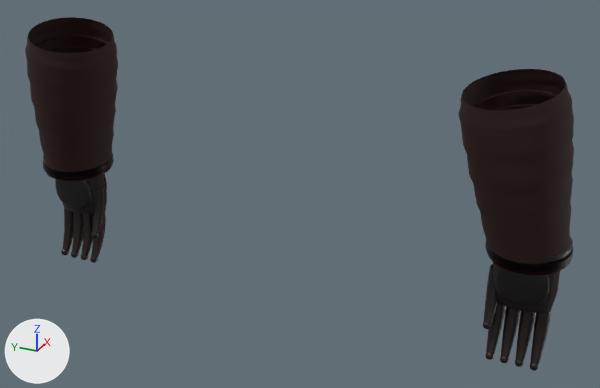
One commit to the glTF model SourceArt/Suit/Rig/SK_A7L_Hands.glb: the scene before it, then after it.
Rendered twice from a 50 mm lens placed at (-0.99, -0.508, 0.451), pointed at (0.053, -0.039, -0.07). Arrows for +X, +Y and +Z are at lower left; the lights stay in place. The picture after the commit comes second. Vertices at exactly the same position are counted once.

Before the edit, the objects in view are built like this:
```python
me_sk_a7l_hands = bpy.data.meshes.new('SK_A7L_Hands')
me_sk_a7l_hands.from_pydata(...)  # 29628 vertices, 57696 faces; spans x -0.036..0.12, y -0.438..0.438, z -0.266..0.154
# faces by material slot: [21648, 31184, 2432, 2432]
me_sk_a7l_hands.materials.append(mat_cloth)
me_sk_a7l_hands.materials.append(mat_rubber)
me_sk_a7l_hands.materials.append(mat_metal)
me_sk_a7l_hands.materials.append(mat_blue)
ob_sk_a7l_hands = bpy.data.objects.new('SK_A7L_Hands', me_sk_a7l_hands)
ob_sk_a7l_hands.location = (0.0, 0.0, 0.0)
```
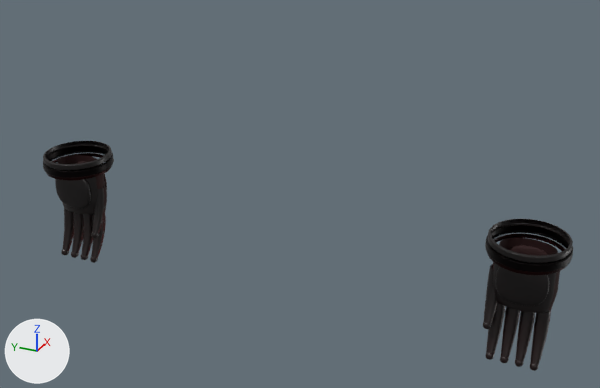
Boxes [x1, y1, x2, y2] around the edits, measured in the pictures (600 x 388 px):
'SK_A7L_Hands', reshaped (35% shorter)
    before: [25, 17, 574, 371]
    after: [43, 141, 573, 371]
part 1 of me_sk_a7l_hands, deleted
    before: [35, 35, 557, 250]
part 2 of me_sk_a7l_hands, cut back
    before: [25, 17, 118, 182]
part 3 of me_sk_a7l_hands, cut back
    before: [459, 69, 574, 273]

What changed in the scene script:
```text
Change me_sk_a7l_hands:
    used by ob_sk_a7l_hands; location = (0.0, 0.0, 0.0)
    remove me_sk_a7l_hands.from_pydata(...)  # 29628 vertices, 57696 faces; spans x -0.036..0.12, y -0.438..0.438, z -0.266..0.154
    add me_sk_a7l_hands.from_pydata(...)  # 24508 vertices, 47968 faces; spans x 0.0..0.12, y -0.438..0.438, z -0.266..-0.073
    me_sk_a7l_hands part 1: 6 loose pieces with 3840 vertices, spanning x -0.032..0.115, y -0.429..0.429, z -0.069..0.124, are deleted
    me_sk_a7l_hands part 2: 1 vertex moved within x 0.071, y 0.329, z -0.102; 640 vertices removed from x -0.036..0.116, y 0.276..0.433, z -0.106..0.154
    me_sk_a7l_hands part 3: 1 vertex moved within x 0.071, y -0.329, z -0.102; 640 vertices removed from x -0.036..0.116, y -0.433..-0.276, z -0.106..0.154
```
